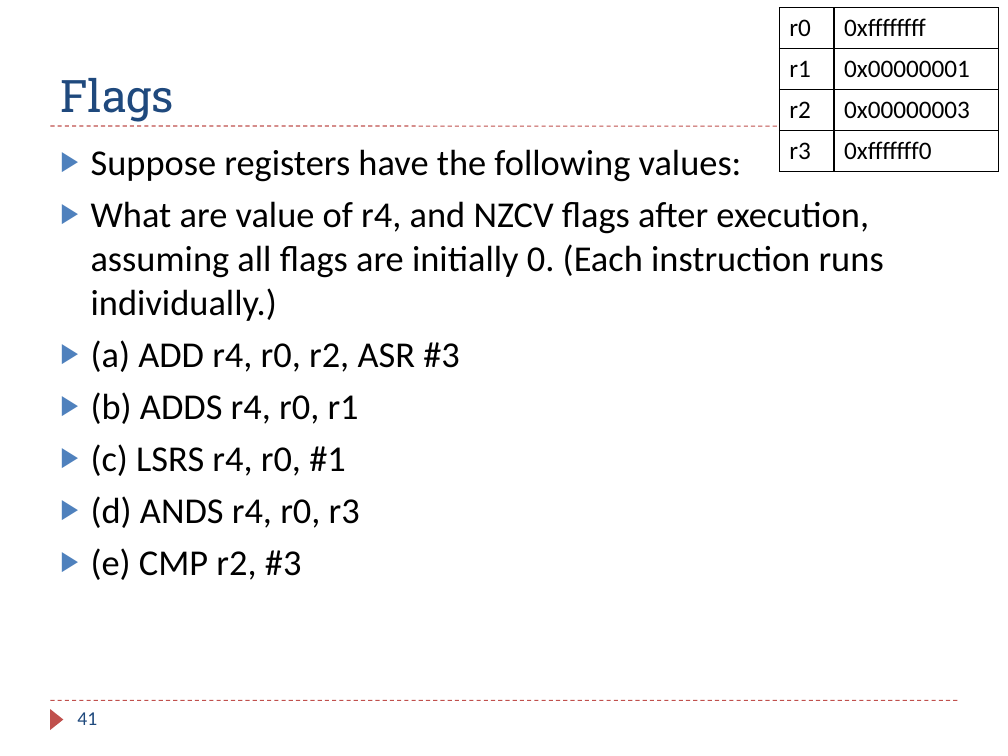
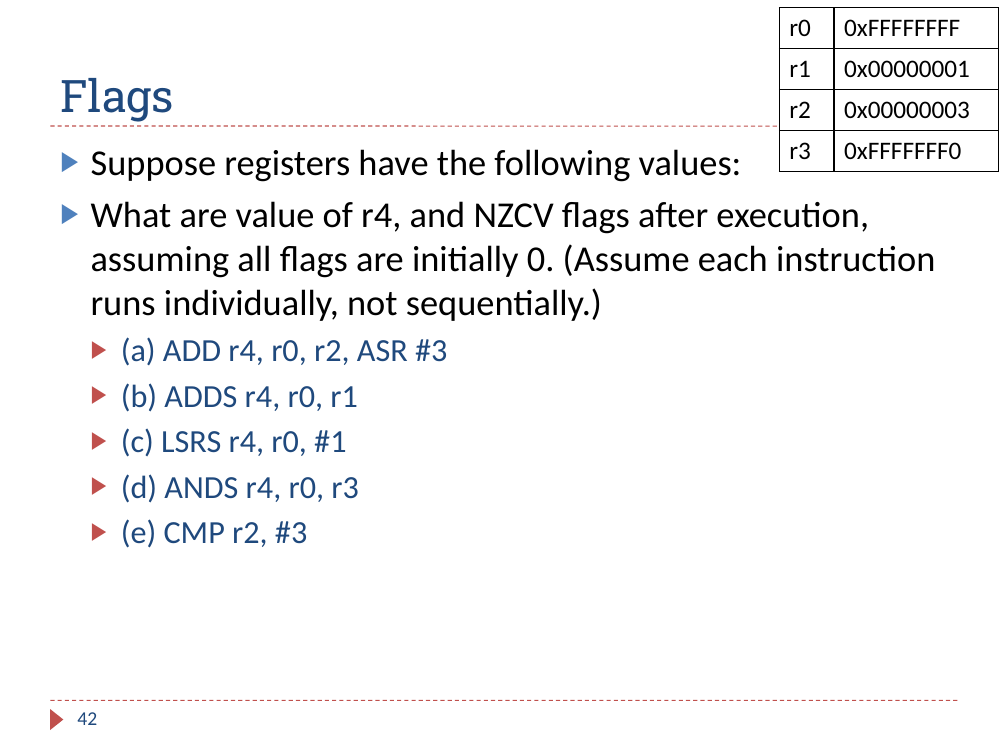
Before and after one commit to guhofstra/CSC111Fa25, a slide deck: slide 42 of PPTs/Ch4_ARM_Arithmetic_Logic_Exercises_ANS.pptx (slide 41 before the commit). Drawn at 1008x756 pixels with LibreOffice and Linux fonts; fonts in the diff are those of the drawing. Boxes give left, top, right and bottom in pixels: in the first picture for what was removed or moved away, otherwise in the second. Text is boxed around its words. In the diff, an @@ line names an element or a change of style, - is before the commit and + after.

```diff
--- a/PPTs/Ch4_ARM_Arithmetic_Logic_Exercises_ANS.pptx
+++ b/PPTs/Ch4_ARM_Arithmetic_Logic_Exercises_ANS.pptx
@@ table at (779,8,998,171) @@
-row 1, column 2: 0xffffffff
+row 1, column 2: 0xFFFFFFFF
-row 4, column 2: 0xfffffff0
+row 4, column 2: 0xFFFFFFF0
@@ text at (91,201,935,321): text changed @@
-▶ What are value of r4, and NZCV flags after execution, assuming all flags are initially 0. (Each instruction runs individually.)
+▶ What are value of r4, and NZCV flags after execution, assuming all flags are initially 0. (Assume each instruction runs individually, not sequentially.)
@@ text at (121,337,447,548): size 26 to 23 pt, text colour #000000 to #1F497D in "(a) ADD r4, r0, r2, ASR #3", "(b) ADDS r4, r0, r1", "(c) LSRS r4, r0, #1", "(d) ANDS r4, r0, r3" and 1 more places; list level 1 to 2 in "(a) ADD r4, r0, r2, ..."; bullet colour #4F81BD to #C0504D; list level 1 to 2 in "(b) ADDS r4, r0, r1"; list level 1 to 2 in "(c) LSRS r4, r0, #1"; list level 1 to 2 in "(d) ANDS r4, r0, r3"; list level 1 to 2 in "(e) CMP r2, #3" @@
@@ page number at (77,712,97,725): text changed @@
-41
+42
```
Also in this commit, not shown: 2 other slides changed, 4 slides added, 14 other files.
